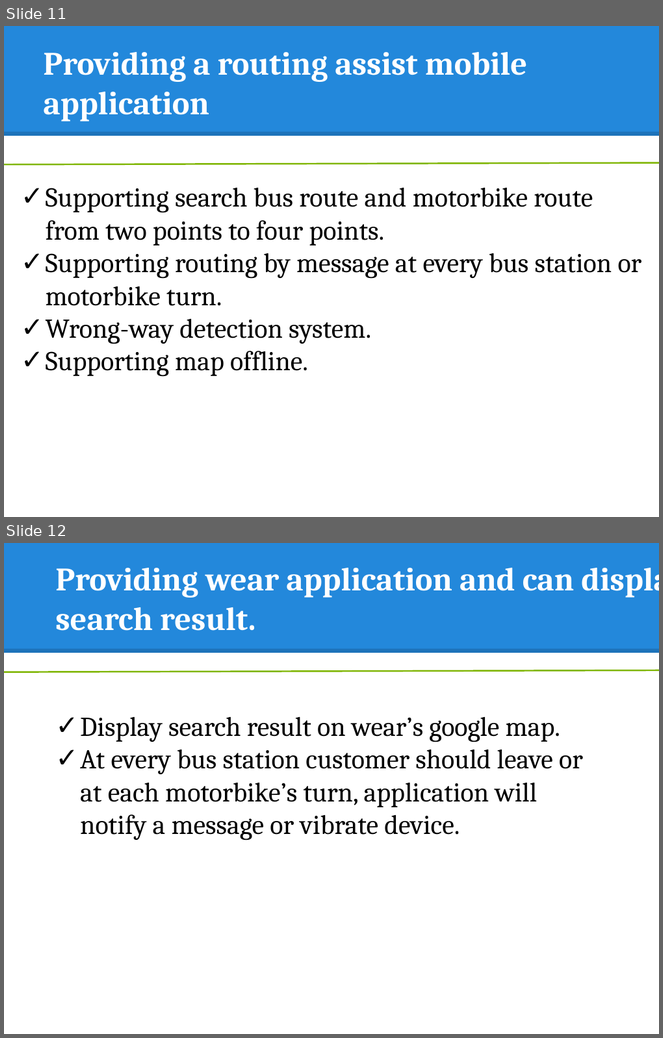
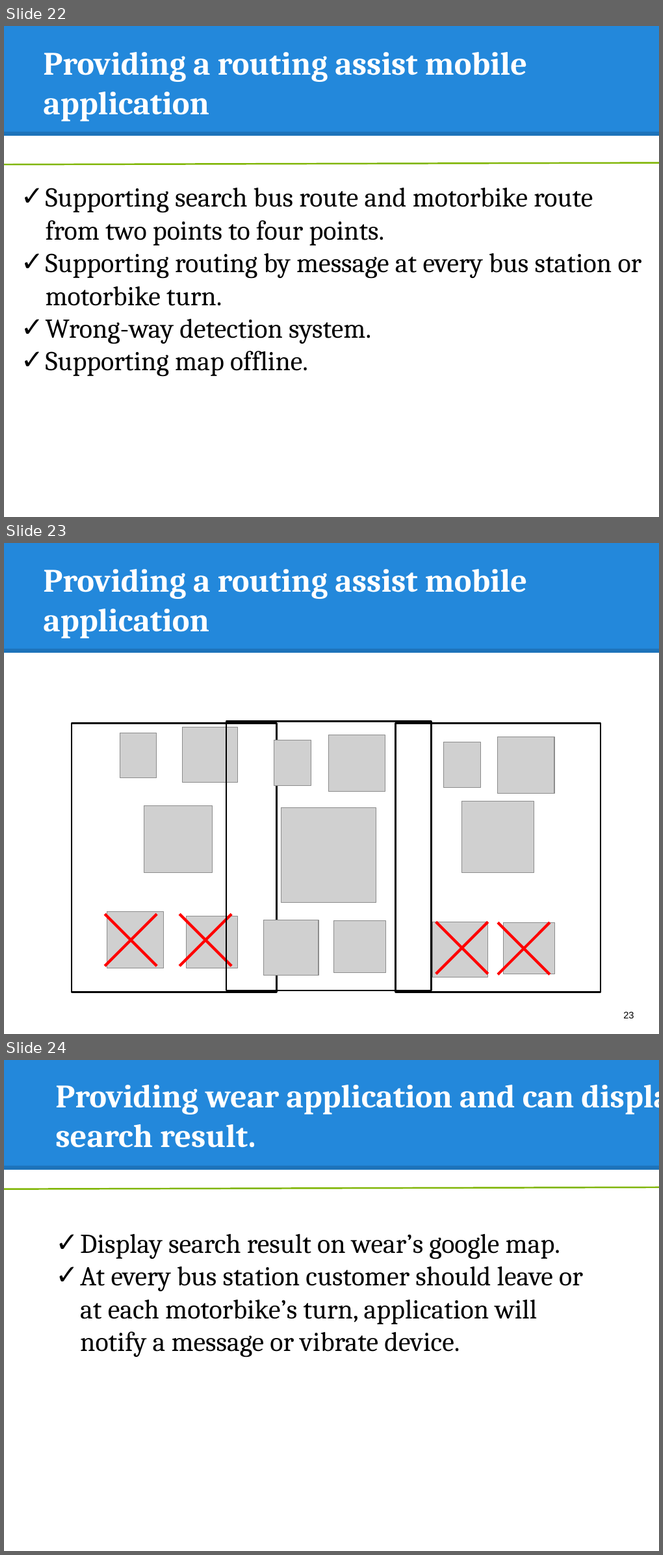
Before and after one commit to hqt/street-router, a slide deck: Document/presentation/full presentation.pptx. Shown one above the other, each under a label of ours: slides 11 and 12 before the commit, slides 22, 23 and 24 after it. The pictures are 663x1038 and 663x1555 pixels, drawn with LibreOffice and Linux fonts; fonts in the diff are those of the drawing; grey boxes stand for pictures. Boxes give left, top, right and bottom in pixels: in the first picture for what was removed or moved away, otherwise in the second. Text is boxed around its words. In the diff, an @@ line names an element or a change of style, - is before the commit and + after.

```diff
--- a/Document/presentation/full presentation.pptx
+++ b/Document/presentation/full presentation.pptx
@@ slide 23 added at (4,543,659,1034), background #FFFFFF; not listed: 2 template elements that a slide beside it also shows @@
@@ title added at (43,569,527,639), 36 pt, text #FFFFFF, bold @@
+Providing a routing assist mobile application
@@ rectangle added at (72,723,276,992), outline #000000 2 pt @@
@@ picture added at (120,733,157,778) @@
@@ picture added at (182,728,237,783) @@
@@ rectangle added at (226,722,431,991), outline #000000 2 pt @@
@@ picture added at (328,735,385,791) @@
@@ rectangle added at (396,723,601,992), outline #000000 2 pt @@
@@ picture added at (498,737,555,793) @@
@@ picture added at (274,740,311,785) @@
@@ picture added at (443,742,480,787) @@
@@ picture added at (144,806,213,873) @@
@@ picture added at (281,808,376,903) @@
@@ picture added at (462,802,533,873) @@
@@ picture added at (107,912,163,968) @@
@@ line added from (105, 915) to (157, 966), #FF0000 3 pt @@
@@ line added from (157, 915) to (105, 966), #FF0000 3 pt @@
@@ line added from (180, 915) to (232, 966), #FF0000 3 pt @@
@@ line added from (232, 915) to (180, 966), #FF0000 3 pt @@
@@ picture added at (186,917,238,968) @@
@@ picture added at (263,921,319,975) @@
@@ picture added at (334,921,386,973) @@
@@ picture added at (433,923,488,977) @@
@@ line added from (436, 923) to (488, 974), #FF0000 3 pt @@
@@ line added from (488, 923) to (436, 974), #FF0000 3 pt @@
@@ line added from (498, 923) to (550, 975), #FF0000 3 pt @@
@@ line added from (550, 923) to (498, 975), #FF0000 3 pt @@
@@ picture added at (503,923,555,975) @@
@@ page number added at (623,1012,634,1019), 10.5 pt, text #000000 @@
+23
@@ what was slide 11 is now slide 22 @@
@@ what was slide 12 is now slide 24 @@
```
Also in this commit, not shown: 2 slides changed, 11 other slides added.
